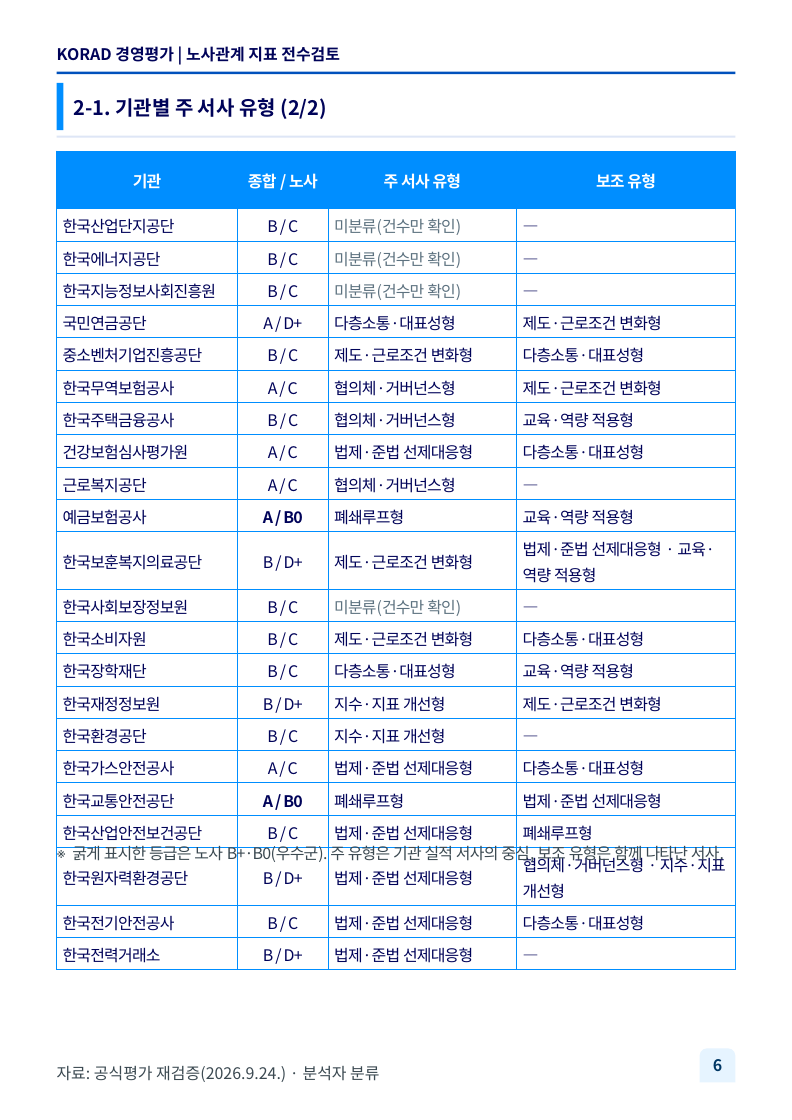
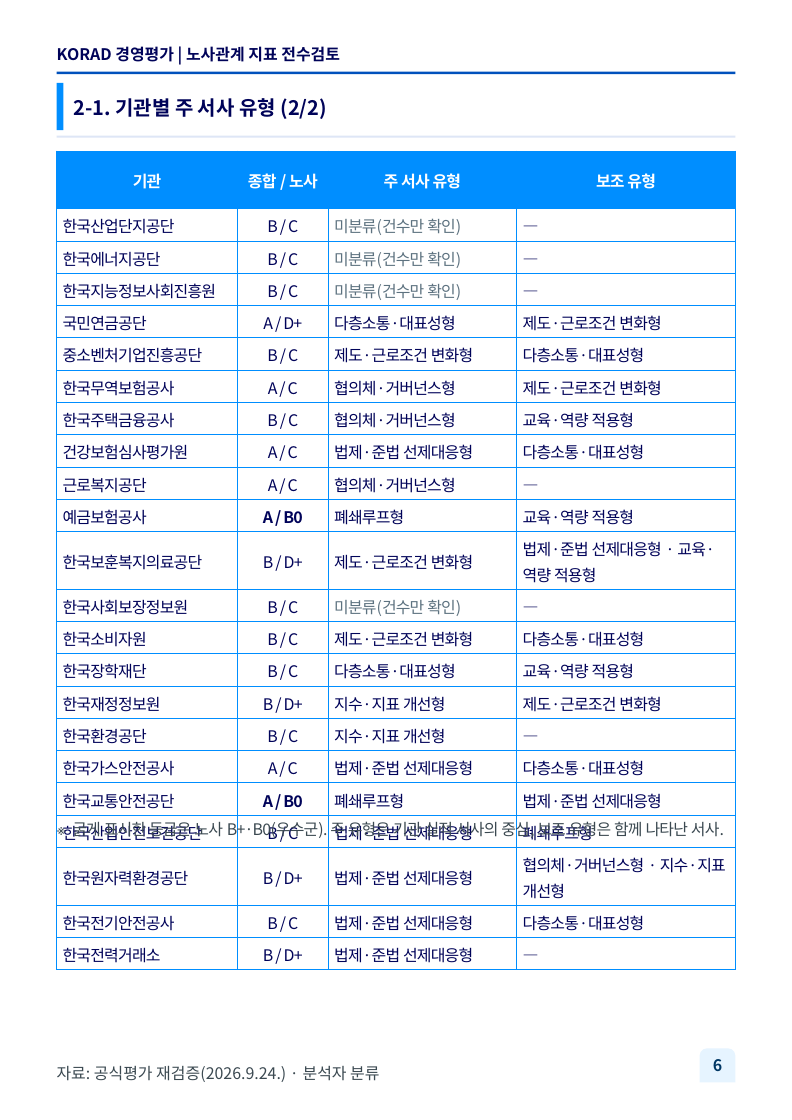
Before and after one commit to khjlsi-creator/claude, a slide deck: slide 6 of korad-경영평가-ppt/KORAD_경영평가_노사관계_A4세로.pptx. Drawn at 792x1120 pixels with LibreOffice and Linux fonts; fonts in the diff are those of the drawing; background and template pictures are left out. Boxes give left, top, right and bottom in pixels: in the first picture for what was removed or moved away, otherwise in the second. Text is boxed around its words. In the diff, an @@ line names an element or a change of style, - is before the commit and + after.

```diff
--- a/korad-경영평가-ppt/KORAD_경영평가_노사관계_A4세로.pptx
+++ b/korad-경영평가-ppt/KORAD_경영평가_노사관계_A4세로.pptx
@@ text "굵게 표시한 등급은 노사 B+·B0(우수군). ...": place and size @@
-text "굵게 표시한 등급은 노사 B+·B0(우수군). ..." at [72,843,724,864]
+text "굵게 표시한 등급은 노사 B+·B0(우수군). ..." at [72,819,724,840]
```
Also in this commit, not shown: 6 other slides changed, 5 slides added, 6 other files.
